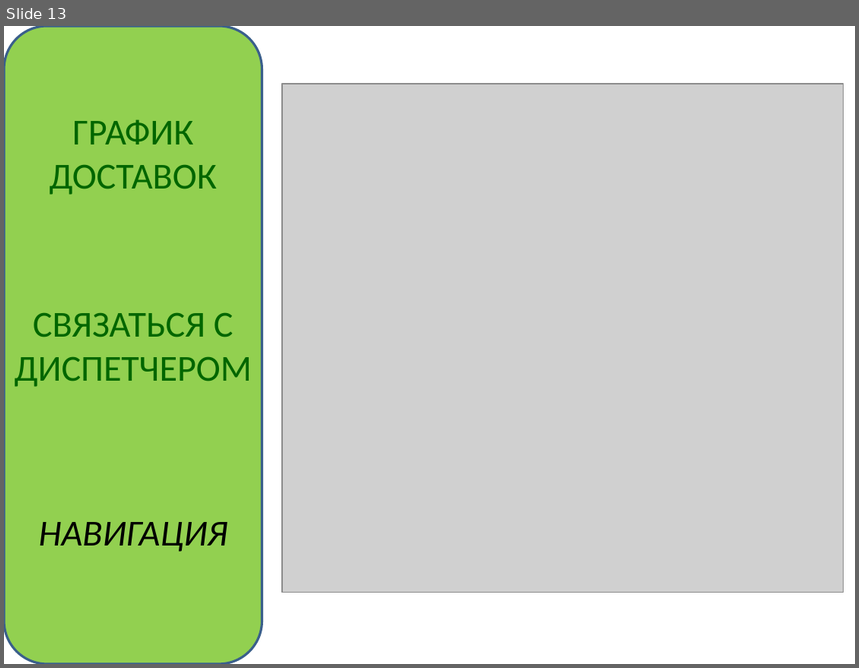
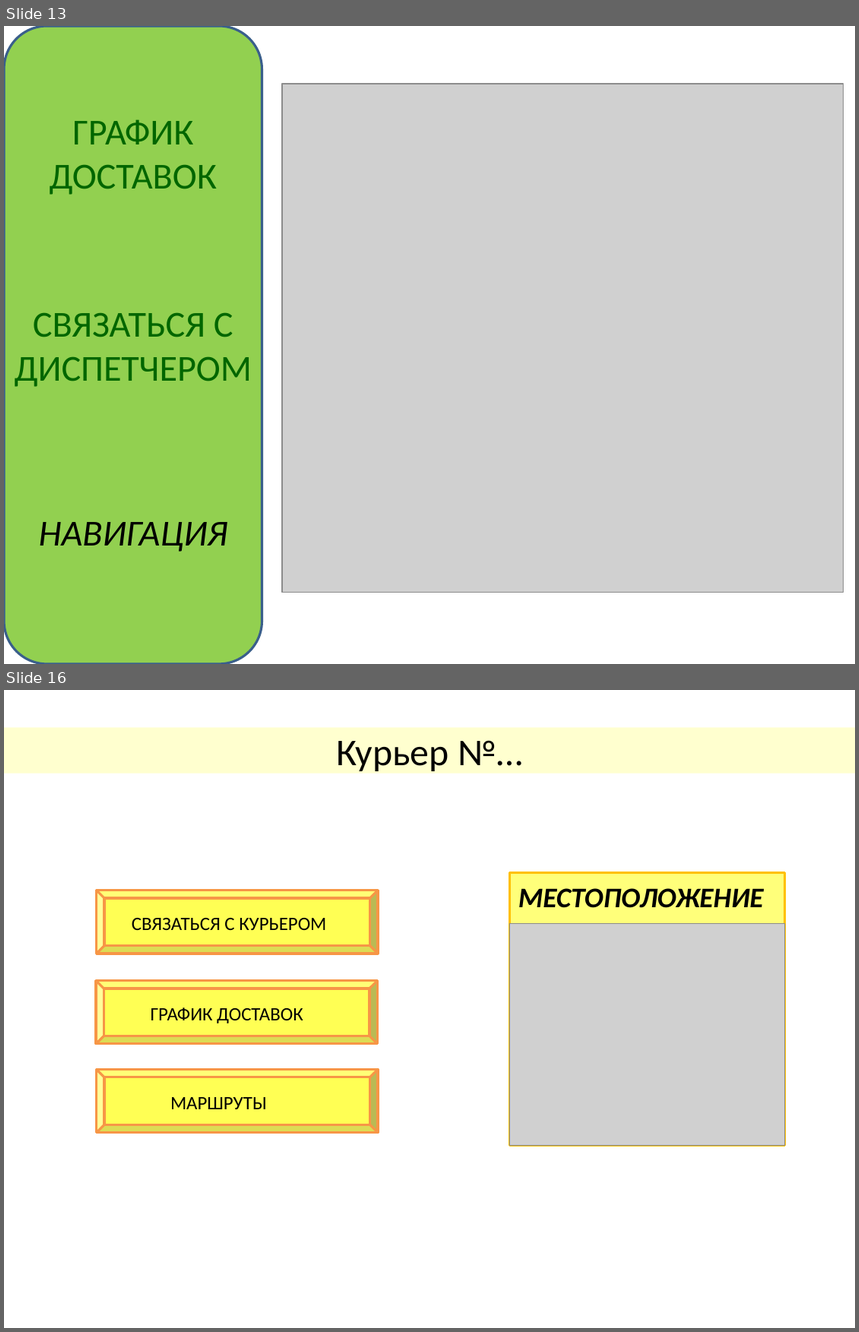
Before and after one commit to KovalAnastasia/ShipIT, a slide deck: 2. Понимание потребностей пользователей/2_2_4_Raskadrovka.pptx. Shown one above the other, each under a label of ours: slide 13 before the commit, slides 13 and 16 after it; the slides between them are not shown. The pictures are 859x668 and 859x1332 pixels, drawn with LibreOffice and Linux fonts; fonts in the diff are those of the drawing; grey boxes stand for pictures. Boxes give left, top, right and bottom in pixels: in the first picture for what was removed or moved away, otherwise in the second. Text is boxed around its words. In the diff, an @@ line names an element or a change of style, - is before the commit and + after.

```diff
--- a/2. Понимание потребностей пользователей/2_2_4_Raskadrovka.pptx
+++ b/2. Понимание потребностей пользователей/2_2_4_Raskadrovka.pptx
@@ slide 16 added at (4,690,855,1328), background #FFFFFF @@
@@ title added at (4,727,855,774), fill #FFFF00 at 19% opacity, 32 pt, text #000000 @@
+Курьер №…
@@ bevel added at (97,890,379,953), fill #FFFF00 at 67% opacity, outline #F79646 2 pt @@
@@ rectangle added at (509,873,785,1146), fill #FFFF00 at 52% opacity, outline #FFC000 2 pt @@
@@ text added at (519,888,764,908), 24 pt, text #000000, bold, italic @@
+МЕСТОПОЛОЖЕНИЕ
@@ text added at (132,918,326,930), 16 pt, text #000000 @@
+СВЯЗАТЬСЯ С КУРЬЕРОМ
@@ picture added at (509,923,785,1145) @@
@@ bevel added at (96,981,378,1044), fill #FFFF00 at 67% opacity, outline #F79646 2 pt @@
@@ text added at (151,1008,303,1024), 16 pt, text #000000 @@
+ГРАФИК ДОСТАВОК
@@ bevel added at (97,1070,379,1132), fill #FFFF00 at 67% opacity, outline #F79646 2 pt @@
@@ text added at (170,1097,267,1110), 16 pt, text #000000 @@
+МАРШРУТЫ
```
Also in this commit, not shown: 12 other slides added.
